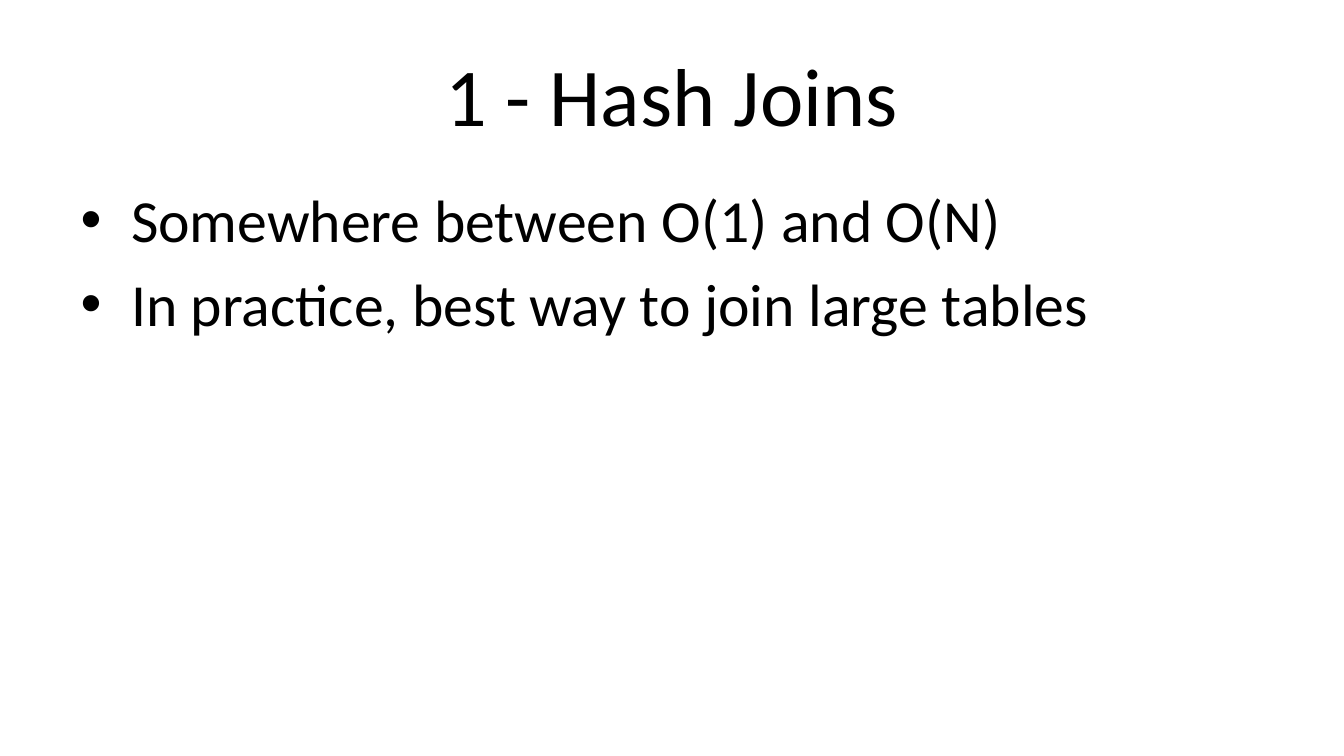
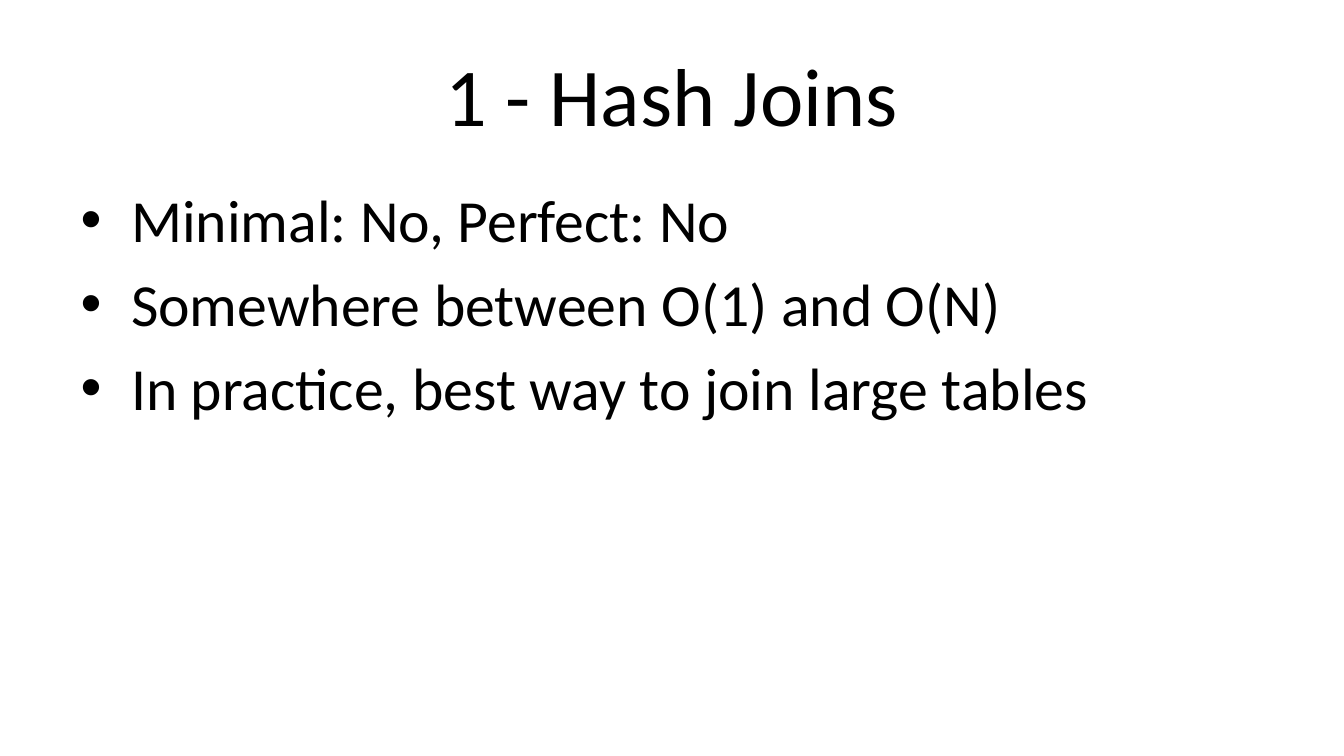
Before and after one commit to ProOracleSQL/space, a slide deck: slide 28 of examples/presentations/Practical Algorithm Analysis for Oracle Developers - Collaborate - 2019_281_Heller.pptx (slide 22 before the commit). Drawn at 1344x756 pixels with LibreOffice and Linux fonts; fonts in the diff are those of the drawing. Boxes give left, top, right and bottom in pixels: in the first picture for what was removed or moved away, otherwise in the second. Text is boxed around its words. In the diff, an @@ line names an element or a change of style, - is before the commit and + after.

```diff
--- a/examples/presentations/Practical Algorithm Analysis for Oracle Developers - Collaborate - 2019_281_Heller.pptx
+++ b/examples/presentations/Practical Algorithm Analysis for Oracle Developers - Collaborate - 2019_281_Heller.pptx
@@ text at bbox=[131, 200, 729, 250]: paragraph added @@
+• Minimal: No, Perfect: No
```
Also in this commit, not shown: 6 other slides changed, 6 slides added.
